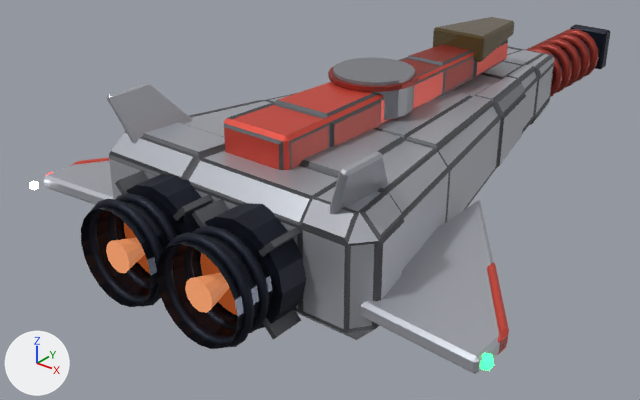
What one commit did to the glTF model models/ships/pike.glb.
One viewpoint serves both versions: a 50 mm lens placed at (5.77, -9.06, 4.26), pointed at (-0.89, -0.73, -0.9). Lighting does not change. The marker at lower left points along +X, +Y and +Z. The picture after the commit comes second. Where no turn or scale is listed for an object, it has been applied to the vertices. Vertices at exactly the same position are counted once.

The first picture shows 'pike_mesh' and 1 more.
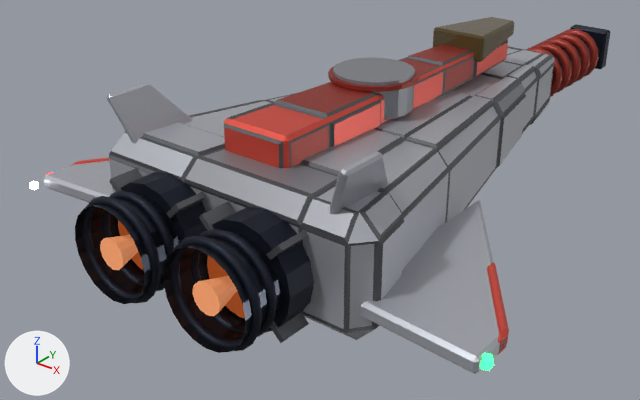
Changed parts and their boxes [x1, y1, x2, y2] in the pictures (640 x 400 px; the box of a moved part takes in the faces that stretch with it):
part 1 of me_pike_mesh, moved or reshaped
    before: [127, 174, 207, 234]
    after: [121, 172, 207, 243]
part 2 of me_pike_mesh, moved or reshaped
    before: [109, 193, 177, 289]
    after: [103, 191, 175, 291]
part 3 of me_pike_mesh, moved or reshaped
    before: [89, 198, 163, 307]
    after: [83, 196, 161, 303]
part 4 of me_pike_mesh, moved or reshaped
    before: [205, 203, 306, 330]
    after: [212, 207, 314, 333]
part 5 of me_pike_mesh, moved or reshaped
    before: [184, 226, 269, 333]
    after: [191, 229, 277, 337]
part 6 of me_pike_mesh, moved or reshaped
    before: [165, 232, 254, 348]
    after: [172, 235, 262, 351]
part 7 of me_pike_mesh, moved or reshaped
    before: [81, 196, 182, 307]
    after: [75, 194, 179, 304]
part 8 of me_pike_mesh, moved or reshaped
    before: [157, 229, 272, 349]
    after: [163, 232, 280, 353]
part 9 of me_pike_mesh, moved or reshaped
    before: [173, 194, 213, 221]
    after: [166, 192, 206, 218]
part 10 of me_pike_mesh, moved or reshaped
    before: [115, 170, 149, 195]
    after: [109, 168, 142, 192]
part 11 of me_pike_mesh, moved or reshaped
    before: [259, 227, 301, 257]
    after: [266, 230, 308, 260]
part 12 of me_pike_mesh, moved or reshaped
    before: [192, 199, 229, 228]
    after: [199, 201, 236, 231]
part 13 of me_pike_mesh, moved or reshaped
    before: [263, 309, 301, 339]
    after: [270, 312, 309, 343]
part 14 of me_pike_mesh, moved or reshaped (mostly hidden)
    before: [124, 222, 150, 273]
    after: [118, 220, 143, 270]
part 15 of me_pike_mesh, moved or reshaped
    before: [200, 253, 237, 315]
    after: [207, 256, 245, 319]
part 16 of me_pike_mesh, moved or reshaped
    before: [106, 238, 145, 273]
    after: [100, 235, 138, 270]
part 17 of me_pike_mesh, moved or reshaped
    before: [185, 273, 229, 313]
    after: [192, 276, 237, 316]
part 18 of me_pike_mesh, moved or reshaped
    before: [185, 82, 380, 313]
    after: [186, 82, 380, 234]
part 19 of me_pike_mesh, moved or reshaped (not visible before)
    after: [184, 148, 338, 226]

The change, as a list of edits to the scene's bpy script:
```text
Change me_pike_mesh:
    where me_pike_mesh.from_pydata(...)  # 3221 vertices, 6119 faces; spans x -3.08..3.08, y -3.53..6.55, z -1.64..0.29
    used by ob_pike_mesh; location = (0.0, -0.84, 0.88)
    me_pike_mesh part 1: the loose piece of 32 vertices spanning x -1.15..0.02, y -3.0..-2.59, z -1.54..-0.36 is moved by (-0.09, 0.0, 0.0)
    me_pike_mesh part 2: the loose piece of 120 vertices spanning x -1.12..-0.01, y -3.21..-3.12, z -1.51..-0.39 is moved by (-0.09, 0.0, 0.0)
    me_pike_mesh part 3: the loose piece of 120 vertices spanning x -1.15..0.01, y -3.44..-3.35, z -1.53..-0.37 is moved by (-0.09, 0.0, 0.0)
    me_pike_mesh part 4: the loose piece of 32 vertices spanning x -0.02..1.15, y -3.0..-2.59, z -1.54..-0.36 is moved by (0.09, 0.0, 0.0)
    me_pike_mesh part 5: the loose piece of 120 vertices spanning x 0.01..1.12, y -3.21..-3.12, z -1.51..-0.39 is moved by (0.09, 0.0, 0.0)
    me_pike_mesh part 6: the loose piece of 120 vertices spanning x -0.01..1.15, y -3.44..-3.35, z -1.53..-0.37 is moved by (0.09, 0.0, 0.0)
    me_pike_mesh part 7: the loose piece of 40 vertices spanning x -1.09..-0.04, y -3.53..-2.61, z -1.48..-0.43 is moved by (-0.09, 0.0, 0.0)
    me_pike_mesh part 8: the loose piece of 40 vertices spanning x 0.04..1.09, y -3.53..-2.61, z -1.48..-0.43 is moved by (0.09, 0.0, 0.0)
    me_pike_mesh part 9: the loose piece of 8 vertices spanning x -0.23..-0.04, y -3.03..-2.66, z -0.62..-0.42 is moved by (-0.09, 0.0, 0.0)
    me_pike_mesh part 10: the loose piece of 8 vertices spanning x -1.09..-0.9, y -3.03..-2.66, z -0.62..-0.42 is moved by (-0.09, 0.0, 0.0)
    me_pike_mesh part 11: the loose piece of 8 vertices spanning x 0.9..1.09, y -3.03..-2.66, z -0.62..-0.42 is moved by (0.09, 0.0, 0.0)
    me_pike_mesh part 12: the loose piece of 8 vertices spanning x 0.04..0.23, y -3.03..-2.66, z -0.62..-0.42 is moved by (0.09, 0.0, 0.0)
    me_pike_mesh part 13: the loose piece of 8 vertices spanning x 0.9..1.09, y -3.03..-2.66, z -1.48..-1.28 is moved by (0.09, 0.0, 0.0)
    me_pike_mesh part 14: the loose piece of 40 vertices spanning x -0.99..-0.15, y -3.06..-2.98, z -1.37..-0.53 is moved by (-0.09, 0.0, 0.0)
    me_pike_mesh part 15: the loose piece of 40 vertices spanning x 0.15..0.99, y -3.06..-2.98, z -1.37..-0.53 is moved by (0.09, 0.0, 0.0)
    me_pike_mesh part 16: the loose piece of 24 vertices spanning x -0.74..-0.39, y -3.5..-3.03, z -1.13..-0.77 is moved by (-0.09, 0.0, 0.0)
    me_pike_mesh part 17: the loose piece of 24 vertices spanning x 0.39..0.74, y -3.5..-3.03, z -1.13..-0.77 is moved by (0.09, 0.0, 0.0)
    me_pike_mesh part 18: 28 of 3221 vertices moved; they spanned x -1.6..1.05, y -2.66..-0.43, z -1.53..0.14 and now span x -1.6..1.05, y -2.64..4.32, z -1.55..0.14; mean shift (-0.15, 1.89, -0.13); largest move (-1.6, -2.62, -1.37) -> (-0.3, 4.3, -0.62)
    me_pike_mesh part 19: 8 of 3221 vertices moved; they spanned x -0.33..-0.13, y 4.14..4.37, z -1.11..-0.5 and now span x -0.43..1.05, y -2.66..-1.91, z -0.36..-0.19; mean shift (0.51, -6.66, 0.48); largest move (-0.13, 4.37, -1.11) -> (1.05, -2.66, -0.36)
```
